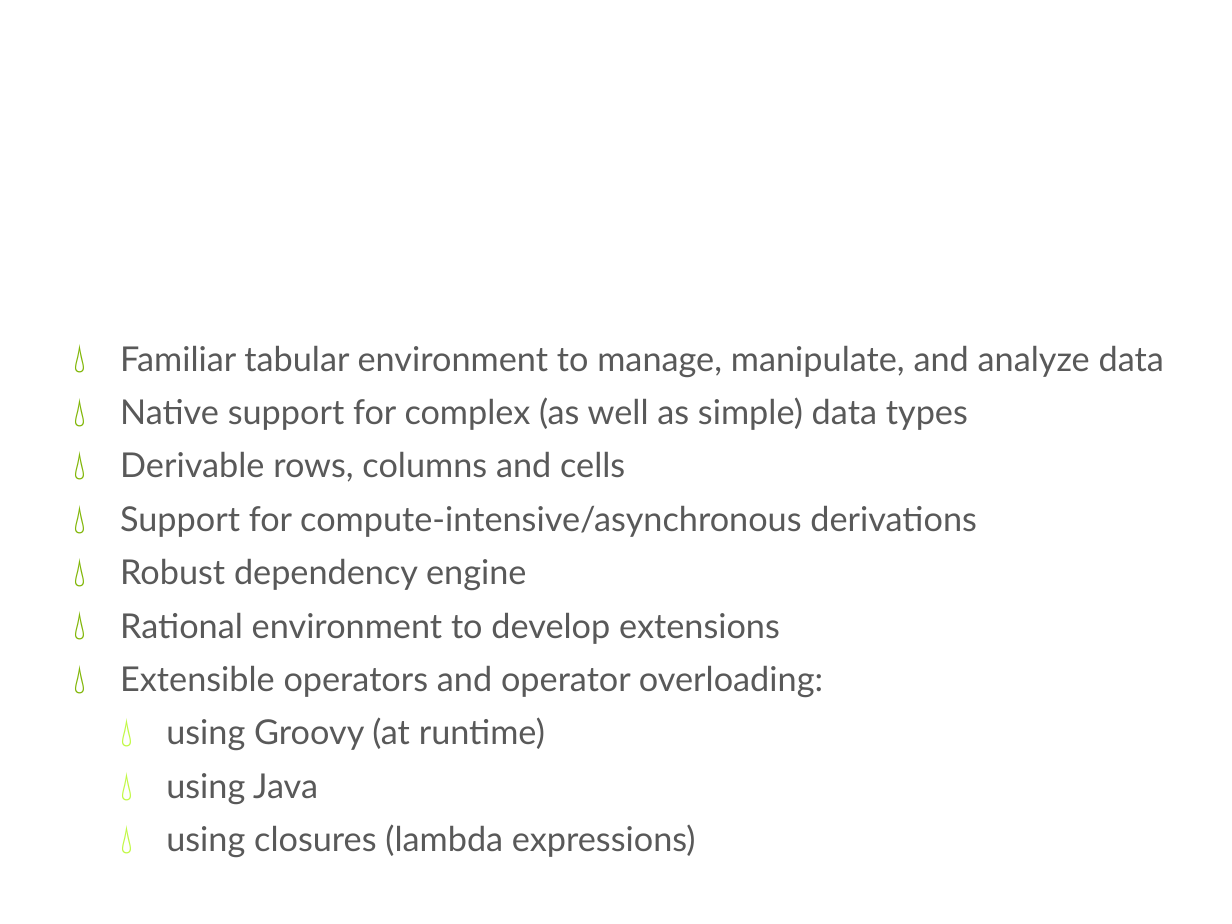
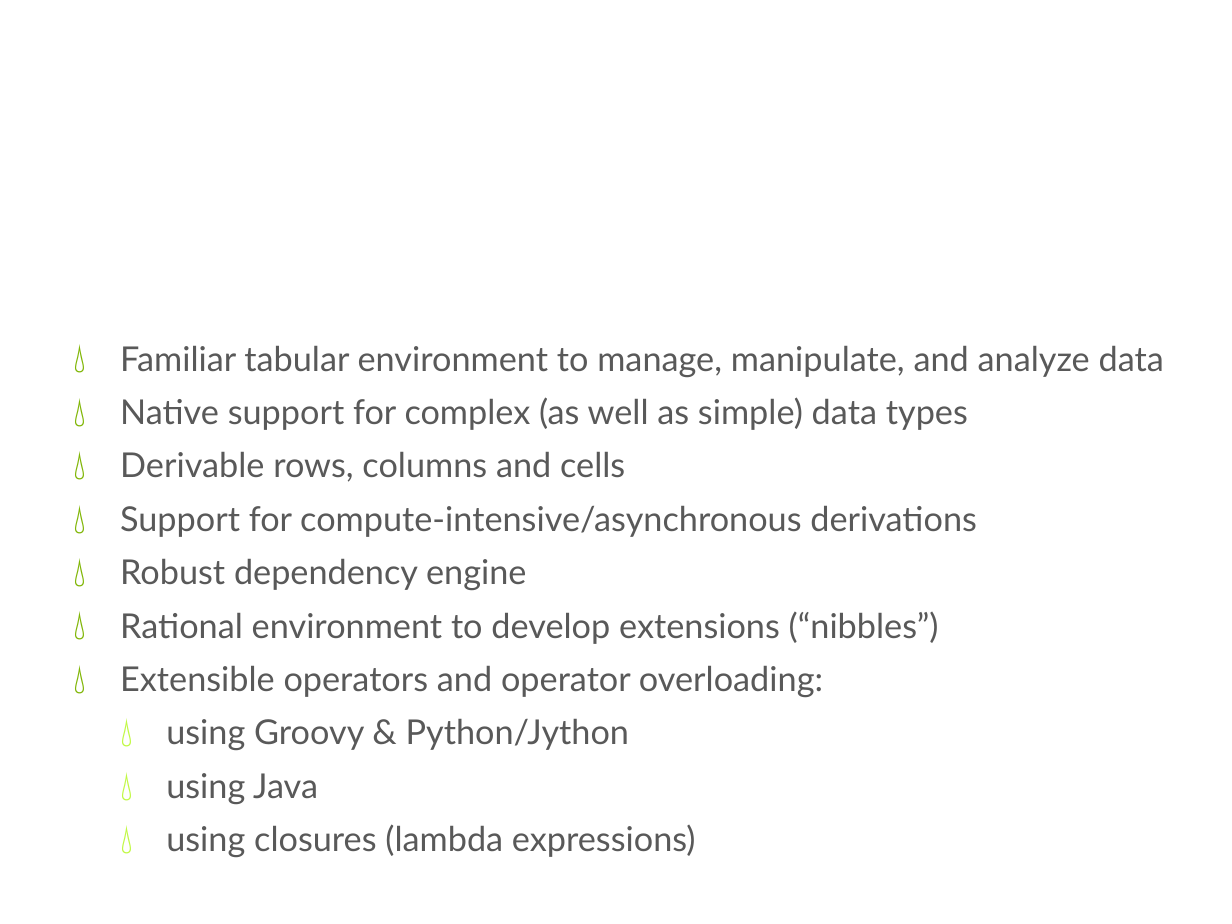
Before and after one commit to cdswindell/tms, a slide deck: slide 4 of doc/TMS Overview.pptx (slide 2 before the commit). Drawn at 1232x924 pixels with LibreOffice and Linux fonts; fonts in the diff are those of the drawing; background and template pictures are left out. Boxes give left, top, right and bottom in pixels: in the first picture for what was removed or moved away, otherwise in the second. Text is boxed around its words. In the diff, an @@ line names an element or a change of style, - is before the commit and + after.

```diff
--- a/doc/TMS Overview.pptx
+++ b/doc/TMS Overview.pptx
@@ text at [120, 612, 939, 644]: text changed @@
-💧 Rational environment to develop extensions
+💧 Rational environment to develop extensions (“nibbles”)
@@ text at [166, 719, 630, 750]: text changed @@
-  💧 using Groovy (at runtime)
+  💧 using Groovy & Python/Jython
```
Also in this commit, not shown: 2 other slides changed, 1 slide added, 3 other files.
